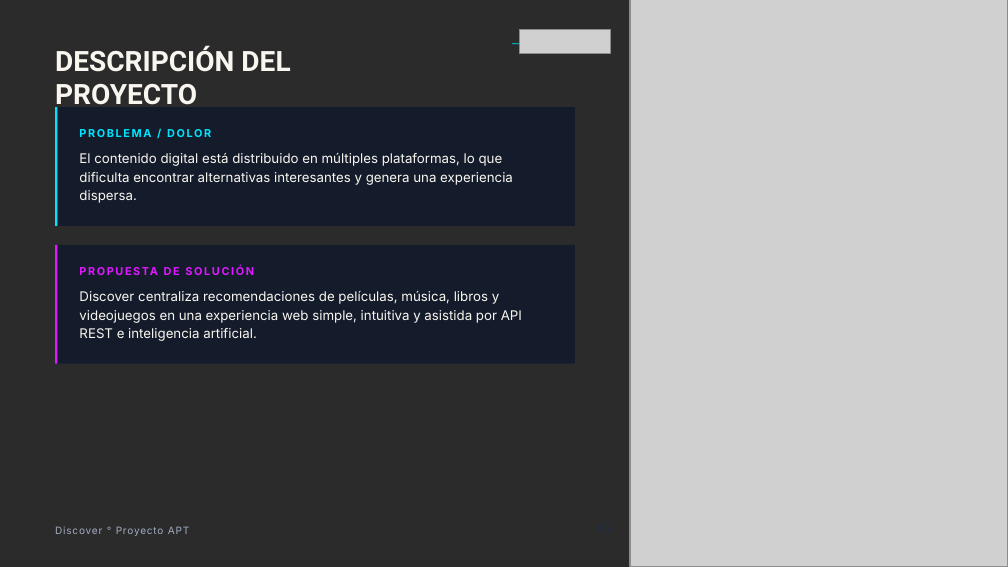
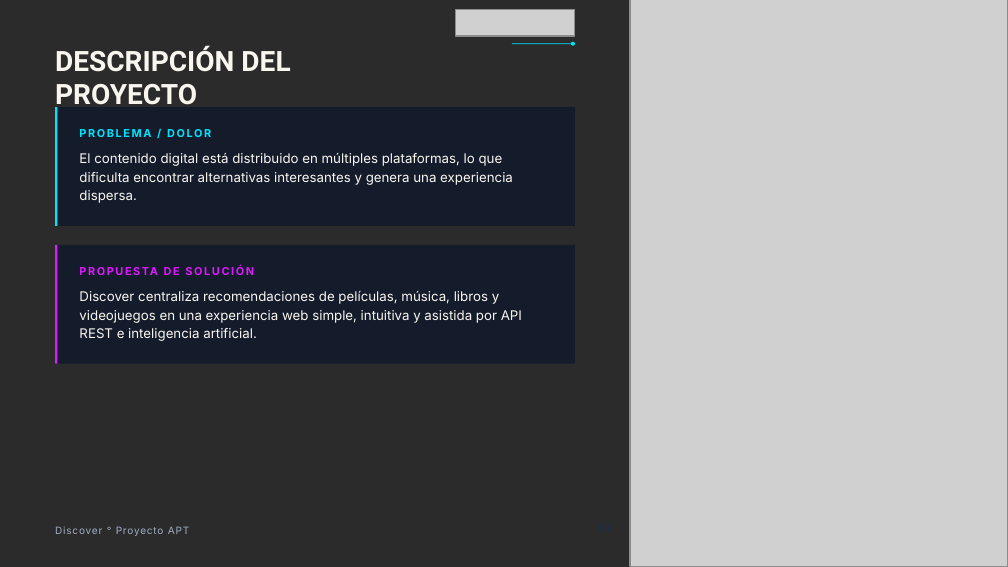
Before and after one commit to Jordanopoque/Discover, a slide deck: slide 3 of Fase 3/Evidencias Grupales/Presentación final del proyecto.pptx. Drawn at 1008x567 pixels with LibreOffice and Linux fonts; fonts in the diff are those of the drawing; grey boxes stand for pictures; background and template pictures are left out; a plain dark background stands for a picture behind light text. Boxes give left, top, right and bottom in pixels: in the first picture for what was removed or moved away, otherwise in the second. Text is boxed around its words. In the diff, an @@ line names an element or a change of style, - is before the commit and + after.

```diff
--- a/Fase 3/Evidencias Grupales/Presentación final del proyecto.pptx
+++ b/Fase 3/Evidencias Grupales/Presentación final del proyecto.pptx
@@ picture added at box(456, 9, 575, 36) @@
@@ picture removed at box(520, 30, 611, 53) @@
@@ ellipse added at box(571, 41, 575, 45), fill #00E5FF @@
```
Also in this commit, not shown: 7 other slides changed, 6 slides added, 1 slide removed, 2 other files.
